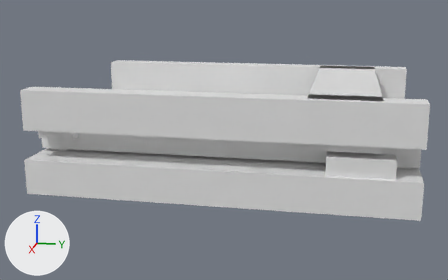
What one commit did to the glTF model assets/source/infrastructure/directorate/conveyors/models/io_in/idle_no_input_lod2.glb.
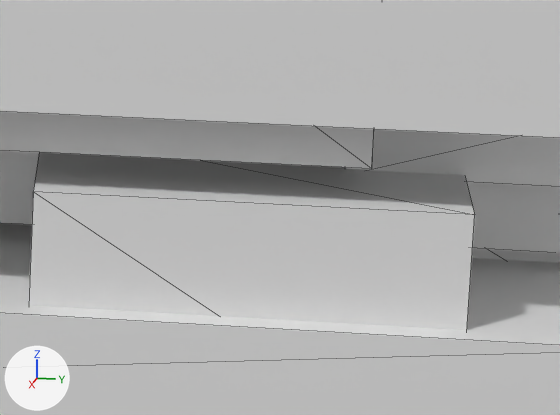
There are two pictures of each version: one whole from a 50 mm camera at (0.3955, 0.0703, 0.4065) aimed at (0.0043, -0.0079, 0.3087), one close up on the part from 72% to 92% of the width and 45% to 69% of the height. Lighting does not change. The marker at lower left points along +X, +Y and +Z. The last two pictures show the newer version. The close-ups show mesh edges as thin lines. Vertices at exactly the same position are counted once.

Names of what the first close-up shows: 'idle_no_input_lod2'.
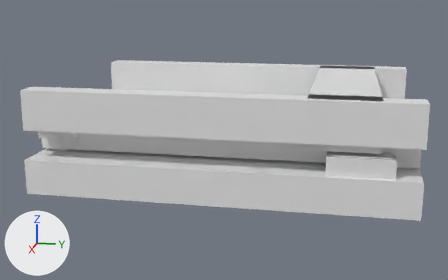
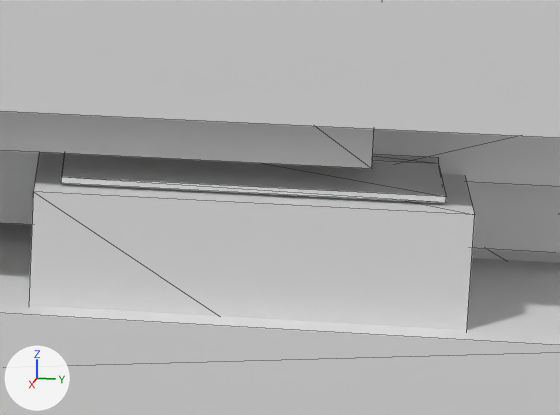
Where the change shows, as pixel boxes [x1, y1, x2, y2] in the close-ups (560 x 415 px):
part 1 of me_idle_no_input_lod2, added: after [61, 153, 446, 203]
part 2 of me_idle_no_input_lod2, added: after [372, 154, 439, 164]

What changed in the scene script:
```text
Change me_idle_no_input_lod2:
    used by ob_idle_no_input_lod2; location = (0.0, 0.0, 0.0)
    remove me_idle_no_input_lod2.from_pydata(...)  # 132 vertices, 208 faces; spans x -0.078..0.078, y -0.111..0.111, z 0.289..0.35
    add me_idle_no_input_lod2.from_pydata(...)  # 148 vertices, 232 faces; spans x -0.078..0.078, y -0.111..0.111, z 0.289..0.35
    me_idle_no_input_lod2 part 1: a new loose piece, a box spanning x 0.05556..0.07278, y 0.06333..0.095, z 0.31972..0.32028
    me_idle_no_input_lod2 part 2: a new loose piece, a box spanning x 0.05556..0.06222, y 0.08667..0.095, z 0.32033..0.32089
```
